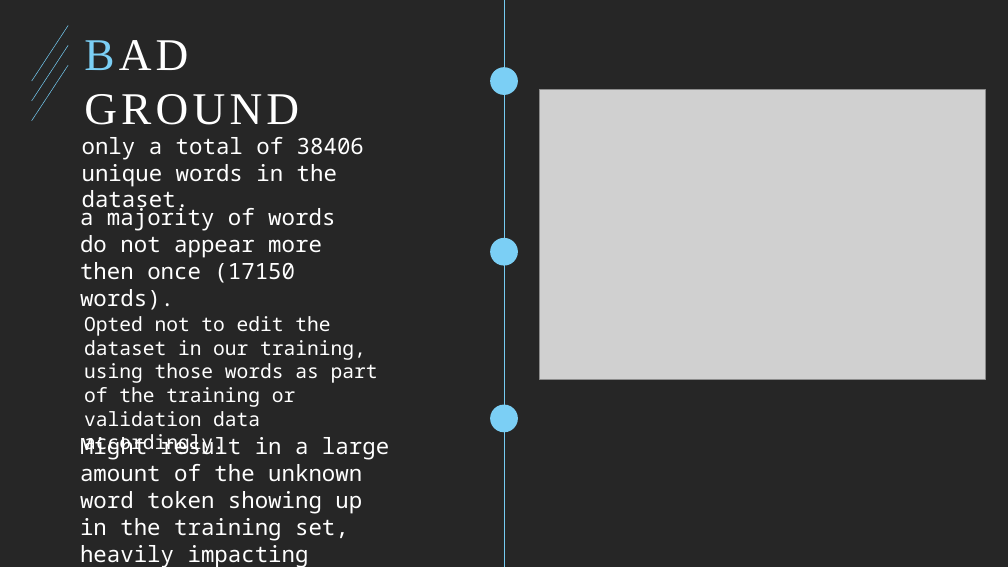
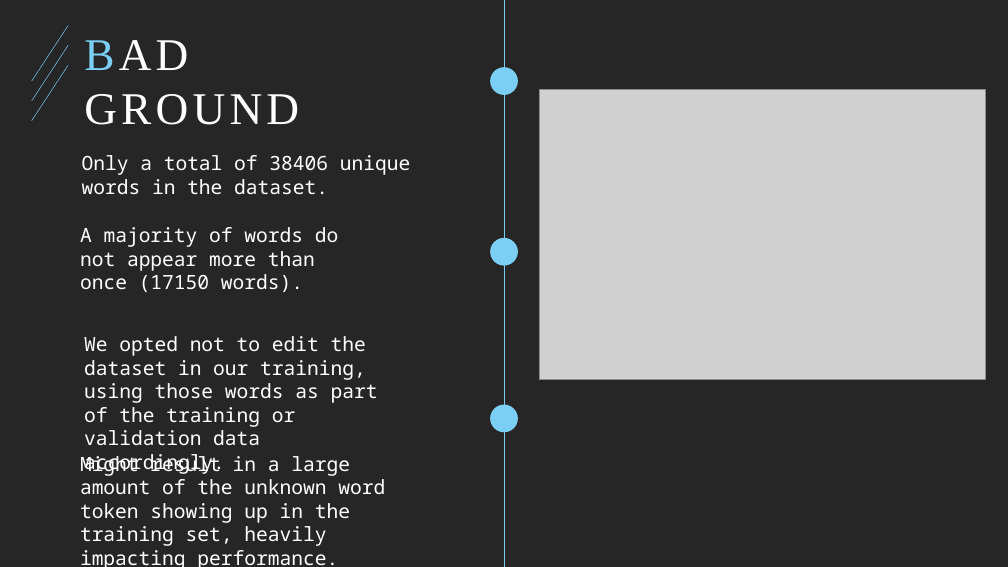
Before and after one commit to Shaun2h/Image-captioning, a slide deck: slide 4 of Deep Deep Deeeeep.pptx. Drawn at 1008x567 pixels with LibreOffice and Linux fonts; fonts in the diff are those of the drawing; grey boxes stand for pictures. Boxes give left, top, right and bottom in pixels: in the first picture for what was removed or moved away, otherwise in the second. Text is boxed around its words. In the diff, an @@ line names an element or a change of style, - is before the commit and + after.

```diff
--- a/Deep Deep Deeeeep.pptx
+++ b/Deep Deep Deeeeep.pptx
@@ text at box(82, 155, 410, 194): text changed; size 32 to 28 pt @@
-only a total of 38406 unique words in the dataset.
+Only a total of 38406 unique words in the dataset.
@@ text at box(80, 227, 339, 292): text changed; size 32 to 28 pt @@
-a majority of words do not appear more then once (17150 words).
+A majority of words do not appear more than once (17150 words).
@@ text at box(84, 336, 378, 475): text changed @@
-Opted not to edit the dataset in our training, using those words as part of the training or validation data accordingly.
+We opted not to edit the dataset in our training, using those words as part of the training or validation data accordingly.
@@ text "Might result in a large ...": place and size @@
-text "Might result in a large ..." at box(80, 434, 389, 567)
+text "Might result in a large ..." at box(80, 454, 385, 546)
@@ text "Might result in a large ..." at box(80, 454, 385, 546): size 32 to 28 pt @@
```
Also in this commit, not shown: 7 other slides changed, 2 slides added, 9 other files.
